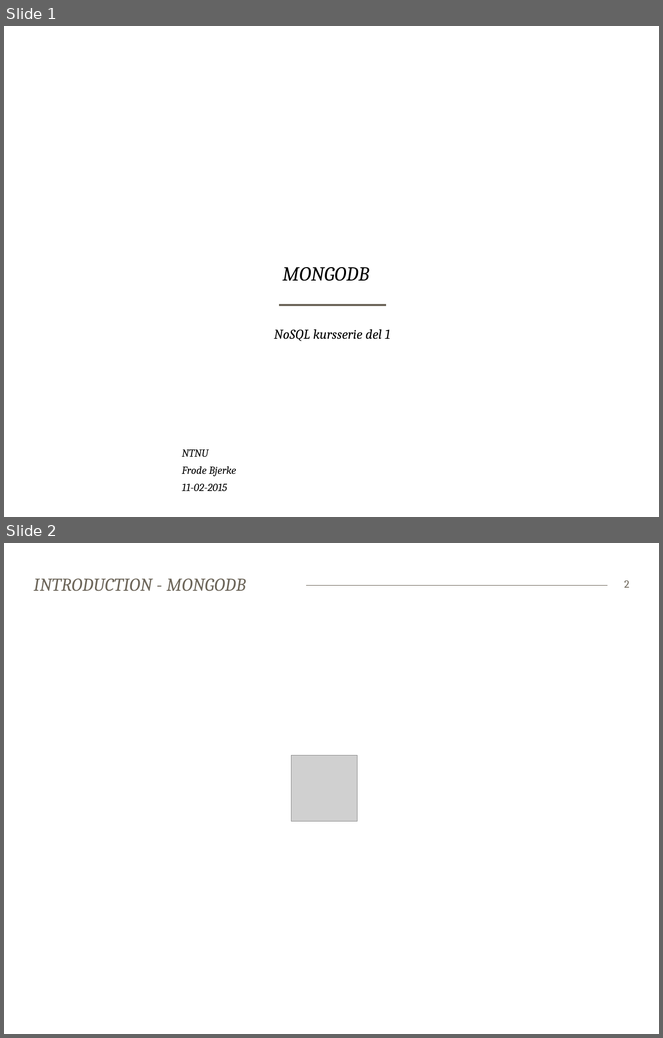
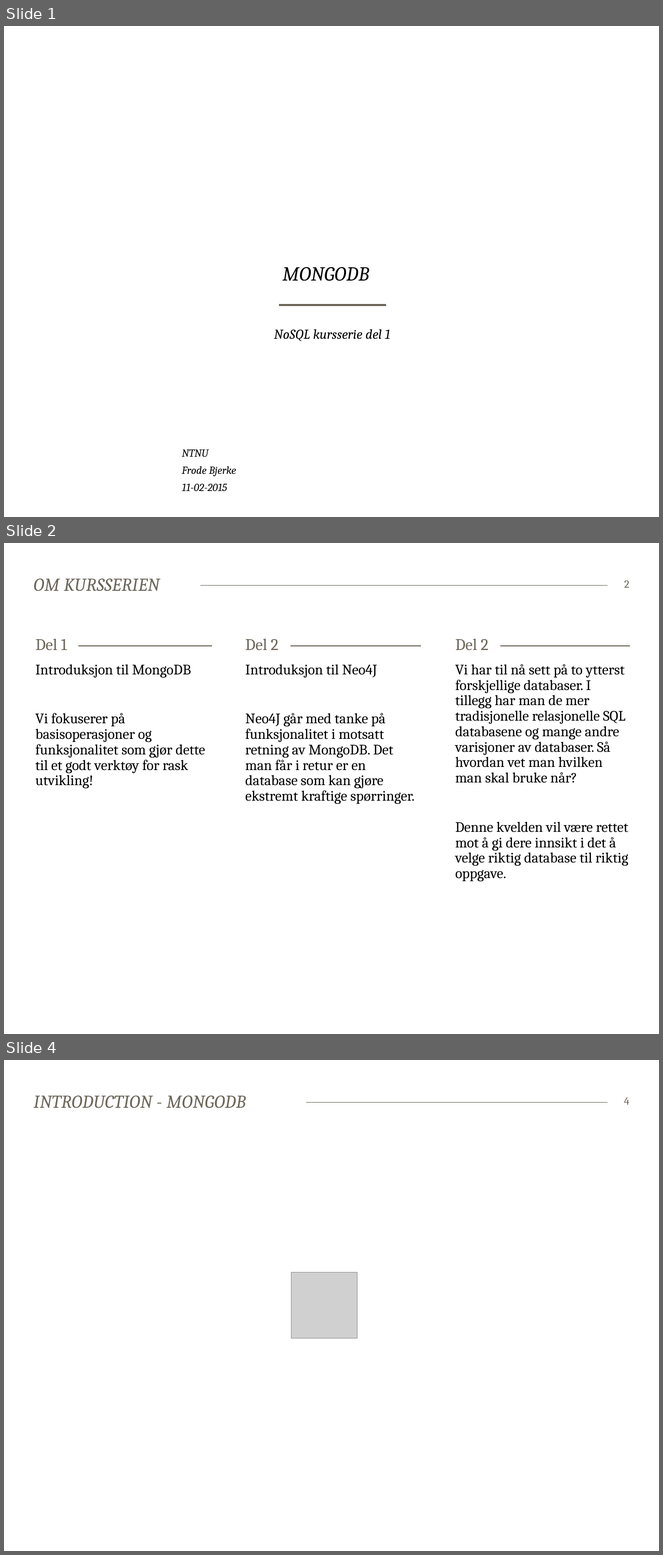
Before and after one commit to bekkopen/databasekurs, a slide deck: mongodb/mongodb-slides.pptx. Shown one above the other, each under a label of ours: slides 1 and 2 before the commit, slides 1, 2 and 4 after it; the slides between them are not shown. The pictures are 663x1038 and 663x1555 pixels, drawn with LibreOffice and Linux fonts; fonts in the diff are those of the drawing; grey boxes stand for pictures; background and template pictures are left out. Boxes give left, top, right and bottom in pixels: in the first picture for what was removed or moved away, otherwise in the second. Text is boxed around its words. In the diff, an @@ line names an element or a change of style, - is before the commit and + after.

```diff
--- a/mongodb/mongodb-slides.pptx
+++ b/mongodb/mongodb-slides.pptx
@@ slide 2 added at (4,543,659,1034), background #FFFFFF; not listed: 1 template element that a slide beside it also shows @@
@@ title added at (34,578,159,591), 20 pt, text #6C6559, italic @@
+OM KURSSERIEN
@@ page number added at (624,580,630,588), 12 pt, text #6C6559 @@
+2
@@ text added at (36,639,67,650), 18 pt, text #6C6559 @@
+Del 1
@@ line added from (37, 646) to (213, 646), #6C6559 1 pt @@
@@ line added from (245, 646) to (421, 646), #6C6559 1 pt @@
@@ text added at (245,639,279,650), 18 pt, text #6C6559 @@
+Del 2
@@ line added from (455, 646) to (631, 646), #6C6559 1 pt @@
@@ text added at (455,639,489,650), 18 pt, text #6C6559 @@
+Del 2
@@ text added at (35,664,205,788), 16 pt, text #000000 @@
+Introduksjon til MongoDB
+Vi fokuserer på basisoperasjoner og funksjonalitet som gjør dette til et godt verktøy for rask utvikling!
@@ text added at (245,664,414,804), 16 pt, text #000000 @@
+Introduksjon til Neo4J
+Neo4J går med tanke på funksjonalitet i motsatt retning av MongoDB. Det man får i retur er en database som kan gjøre ekstremt kraftige spørringer.
@@ text added at (455,664,629,882), 16 pt, text #000000 @@
+Vi har til nå sett på to ytterst forskjellige databaser. I tillegg har man de mer tradisjonelle relasjonelle SQL databasene og mange andre varisjoner av databaser. Så hvordan vet man hvilken man skal bruke når?
+Denne kvelden vil være rettet mot å gi dere innsikt i det å velge riktig database til riktig oppgave.
@@ what was slide 2 is now slide 4 @@
@@ page number at (624,1097,630,1105): text changed @@
-2
+4
```
Also in this commit, not shown: 1 other slide added.
